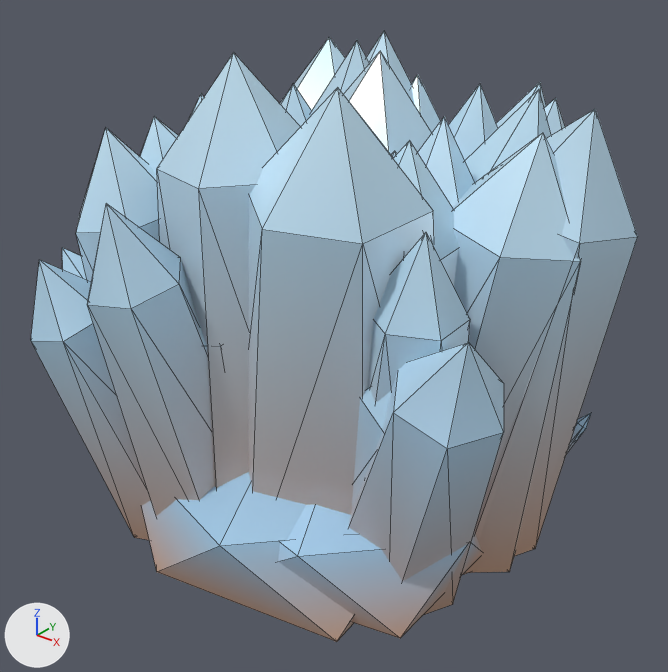
An edit to the glTF model game/assets/nature/biome/crystal_blue.glb, drawn before and after from the same camera.
Before and after are seen from a 50 mm lens placed at (1.228, -1.561, 1.265), pointed at (0.023, -0.055, 0.332). Lighting does not change. The marker at lower left points along +X, +Y and +Z. The first picture is the older version. Mesh edges are drawn as thin lines. Vertices at exactly the same position are counted once.

The scene before the commit, as lines of its bpy script (objects in view):
```python
me_crystal_blue = bpy.data.meshes.new('crystal_blue')
me_crystal_blue.from_pydata(...)  # 843 vertices, 1426 faces; spans x -0.662..0.64, y -0.584..0.701, z -0.094..0.996
me_crystal_blue.materials.append(mat_biome_vcol)
ob_crystal_blue = bpy.data.objects.new('crystal_blue', me_crystal_blue)
ob_crystal_blue.location = (0.011, -0.058, 0.0)
```
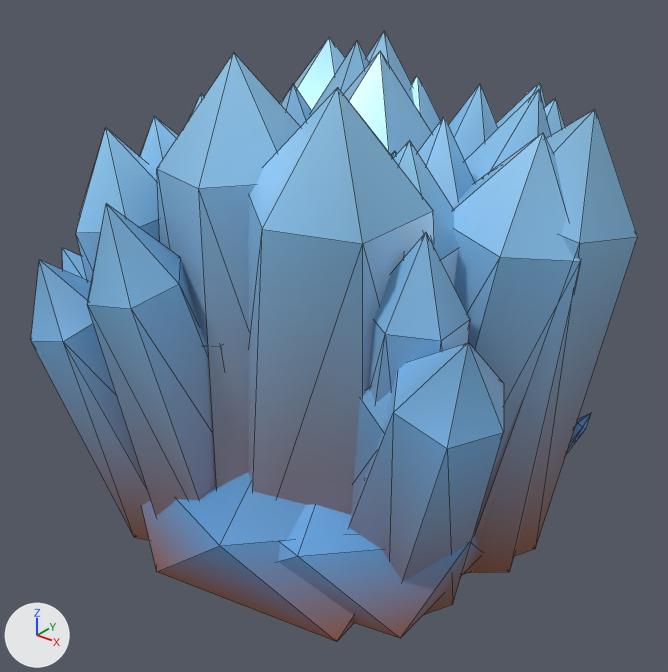
Location of each change, [x1, y1, x2, y2] in pixels of the pictures (668 x 672 px):
part 1 of me_crystal_blue, recoloured: [31, 31, 638, 556] in both
part 2 of me_crystal_blue, recoloured: [31, 169, 638, 641] in both
part 3 of me_crystal_blue, recoloured (darker): [64, 172, 582, 642] in both

The edits, one by one:
me_crystal_blue has 843 vertices, 1426 faces and spans x -0.662..0.64, y -0.584..0.701, z -0.094..0.996.
me_crystal_blue is used by ob_crystal_blue; location (0.011, -0.058, 0.0).
me_crystal_blue part 1: 429 faces centred in x -0.618..0.589, y -0.566..0.666, z 0.113..0.863 are repainted in the vertex colours; the middle colour goes from blue #bddff6 to blue #81bcea.
me_crystal_blue part 2: 437 faces centred in x -0.595..0.584, y -0.535..0.629, z -0.028..0.524 are repainted in the vertex colours; the middle colour goes from blue #bfd6ef to blue #85acdc.
me_crystal_blue part 3: 405 faces centred in x -0.562..0.526, y -0.502..0.563, z -0.041..0.247 are repainted in the vertex colours; the middle colour goes from beige #c7a38b to brown #925e42.
